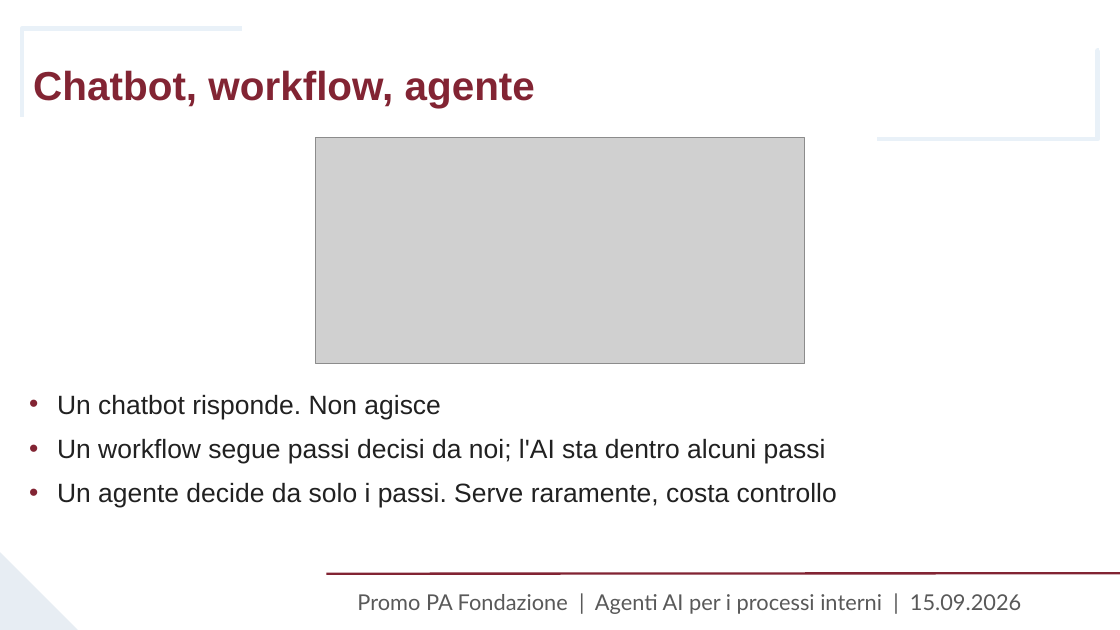
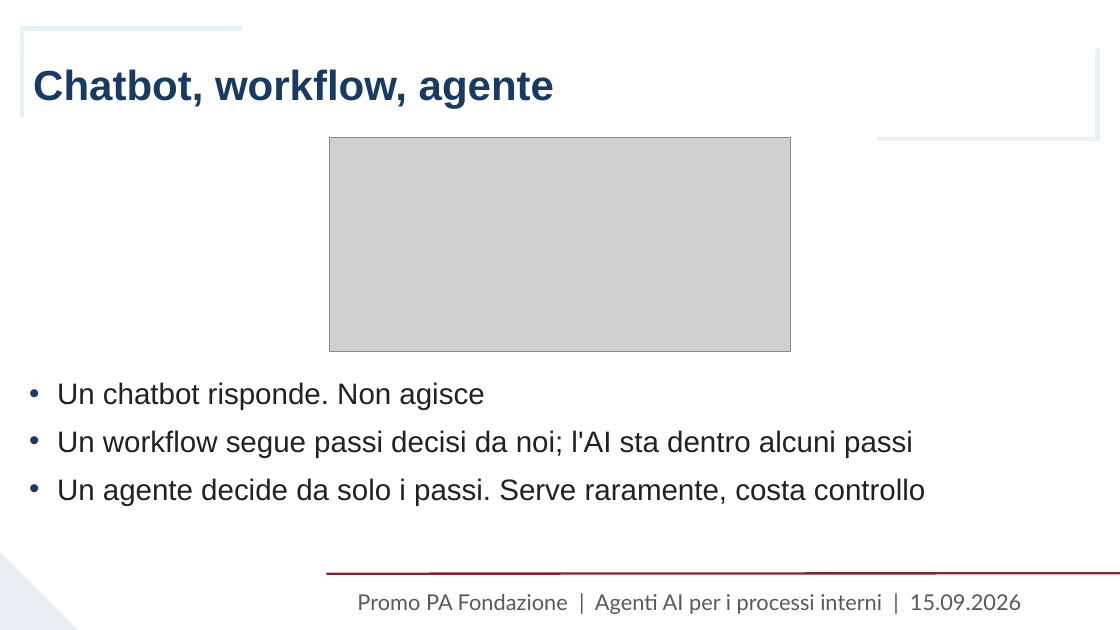
Before and after one commit to fabsilvestri/promopa-agenti-ai, a slide deck: slide 6 of slides/Lezione_15_settembre_Agenti_AI_PromoPA.pptx. Drawn at 1120x630 pixels with LibreOffice and Linux fonts; fonts in the diff are those of the drawing; grey boxes stand for pictures; background and template pictures are left out. Boxes give left, top, right and bottom in pixels: in the first picture for what was removed or moved away, otherwise in the second. Text is boxed around its words. In the diff, an @@ line names an element or a change of style, - is before the commit and + after.

```diff
--- a/slides/Lezione_15_settembre_Agenti_AI_PromoPA.pptx
+++ b/slides/Lezione_15_settembre_Agenti_AI_PromoPA.pptx
@@ title "Chatbot, workflow, agente" at (33,69,554,109): size 26 to 27 pt, text colour #822433 to #1B3A5F @@
@@ picture: place and size @@
-picture at (316,137,805,363)
+picture at (329,137,791,351)
@@ text "Un chatbot risponde. Non agisce": place and size @@
-text "Un chatbot risponde. Non agisce" at (57,395,837,508)
+text "Un chatbot risponde. Non agisce" at (57,382,925,506)
@@ text "Un chatbot risponde. Non agisce" at (57,382,925,506): size 17 to 19 pt; bullet colour #822433 to #1B3A5F @@
```
Also in this commit, not shown: 88 other slides changed, 20 other files.
